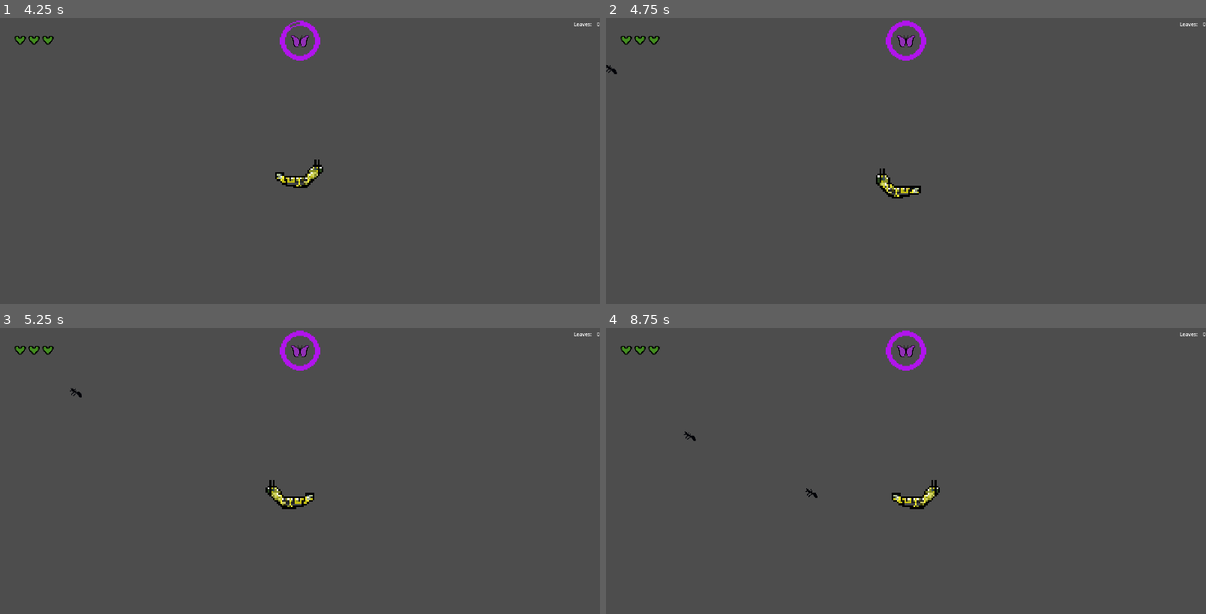
Above: before the commit, frames 1-4 (two rows, left to right).
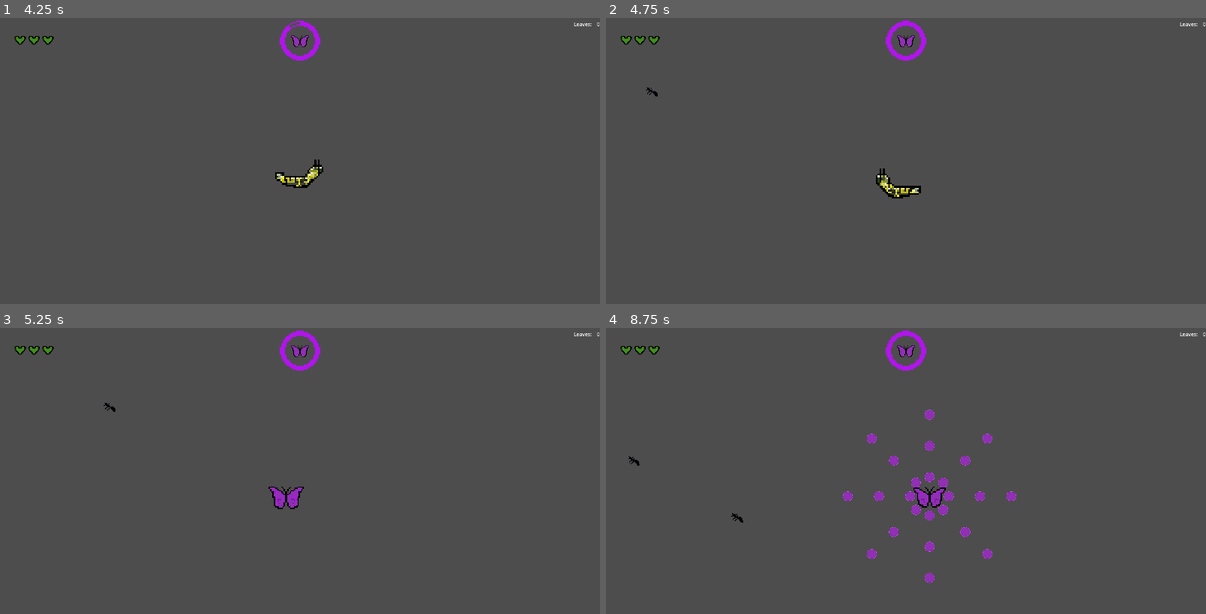
Above: after the commit, the same moments.

Repository: Armand-Alvarez/metamorphosis---jam-77
Game: Godot game, scene res://src/scenes/main.tscn
Two runs of this game, one before a commit and one after it. Both use one fixed random seed, a clock stepped at 60 frames per second and the inputs below.
Inputs (mouse positions are in pixels of both pictures, inside the frame that each line leads up to):
- Up to frame 1 (4.25 s): click "Start" at 0.5 s; tap Enter at 1.25 s; move the mouse to (432, 169) at 1.27 s; press the mouse at (432, 169) at 1.28 s; hold D (move_right) 1.28-2.03 s; move the mouse to (180, 203) at 2.02 s; release the mouse at (180, 203) at 2.03 s; hold S (move_down) 2.03-2.78 s; tap M (spawn_mob, bound only after the commit) at 2.1 s; move the mouse to (360, 112) at 2.77 s; hold D (move_right) 2.78-3.53 s; tap Space (spawn_mob, bound only before the commit) at 2.85 s; move the mouse to (270, 252) at 3.52 s; hold W (move_up) from 3.53 s (still down); click (270, 252) at 3.6 s
- Up to frame 2 (4.75 s): move the mouse to (1086, 238) at 4.27 s; release W (move_up) at 4.28 s; hold A (move_left) from 4.28 s (still down); tap M (spawn_mob, bound only after the commit) at 4.35 s
- Up to frame 3 (5.25 s): keep holding A (move_left); move the mouse to (120, 445) at 5.02 s; tap Space (spawn_mob, bound only before the commit) at 5.1 s
- Up to frame 4 (8.75 s): move the mouse to (936, 496) at 5.77 s; release A (move_left) at 5.78 s; press the mouse at (936, 496) at 5.78 s; hold S (move_down) 5.78-6.53 s; move the mouse to (816, 410) at 6.52 s; release the mouse at (816, 410) at 6.53 s; hold D (move_right) 6.53-7.28 s; tap M (spawn_mob, bound only after the commit) at 6.6 s; move the mouse to (1038, 479) at 7.27 s; hold W (move_up) 7.28-8.03 s; tap Space (spawn_mob, bound only before the commit) at 7.35 s; move the mouse to (786, 513) at 8.02 s; hold D (move_right) from 8.03 s (still down); click (786, 513) at 8.1 s

Frame 1 is identical in both runs. In frame 2, less than 0.1% of the frame differs, in the area x 0-9%, y 16-28%; in frame 3, 0.5%; in frame 4, 1.6%, in the area x 3-69%, y 28-90%.
Error in both runs: Invalid access to property or key 'butterfly_gone' on a base object of type 'Node (signal_bus.gd)'. (res://src/scripts/game.gd:32)

Commit message:
Add input event configuration for spawn_mob and ultimate actions

Diff:
--- a/project.godot
+++ b/project.godot
@@ -54,6 +54,11 @@
 }
 spawn_mob={
 "deadzone": 0.5,
+"events": [Object(InputEventKey,"resource_local_to_scene":false,"resource_name":"","device":-1,"window_id":0,"alt_pressed":false,"shift_pressed":false,"ctrl_pressed":false,"meta_pressed":false,"pressed":false,"keycode":0,"physical_keycode":77,"key_label":0,"unicode":109,"location":0,"echo":false,"script":null)
+]
+}
+ultimate={
+"deadzone": 0.5,
 "events": [Object(InputEventKey,"resource_local_to_scene":false,"resource_name":"","device":-1,"window_id":0,"alt_press …(191 unchanged characters)…
 ]
 }
